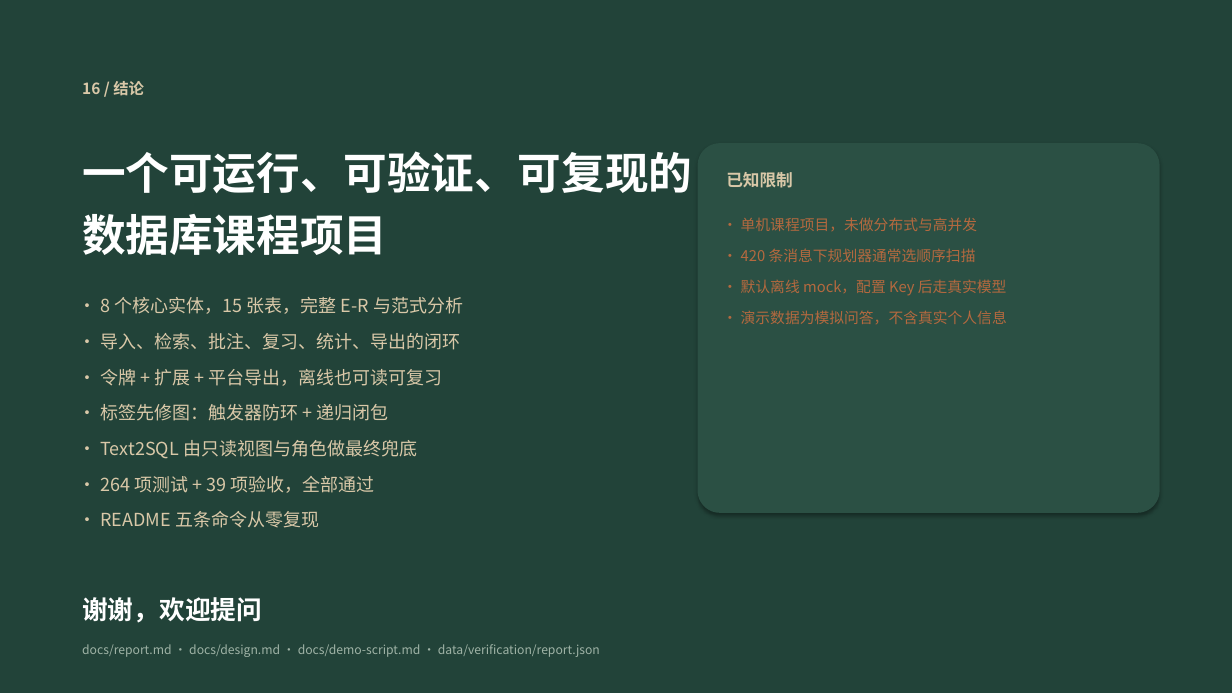
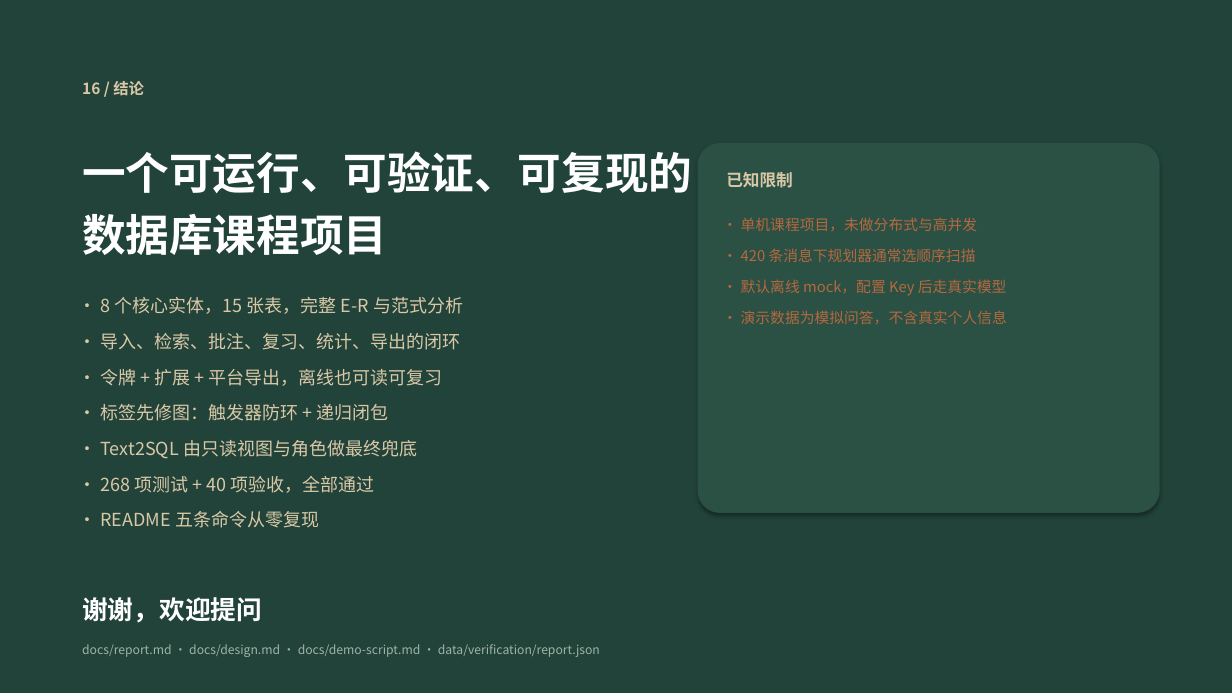
Before and after one commit to ycl-berserk/2026Database, a slide deck: slide 17 of docs/汇报.pptx. Drawn at 1232x693 pixels with LibreOffice and Linux fonts; fonts in the diff are those of the drawing. Boxes give left, top, right and bottom in pixels: in the first picture for what was removed or moved away, otherwise in the second. Text is boxed around its words. In the diff, an @@ line names an element or a change of style, - is before the commit and + after.

Commit message:
feat: RLS 与权限视图隔离对比实验（D1）
在 force_rollback 事务内对比 security_barrier 视图、应用层 WHERE 与 RLS，
验证三种方式行集合一致、GUC 未设置均返回 0 行，并记录计划形状；实验对象
全部回滚。新增 CLI、单元/集成测试与 verify.db.rls 验收，更新报告、需求、
设计、路线图、PPT 与基线计数（268 项测试 / 40 项验收）。

```diff
--- a/docs/汇报.pptx
+++ b/docs/汇报.pptx
@@ text at bbox=[101, 476, 375, 493]: text changed @@
-• 264 项测试 + 39 项验收，全部通过
+• 268 项测试 + 40 项验收，全部通过
```
Also in this commit, not shown: 2 other slides changed, 15 other files.
